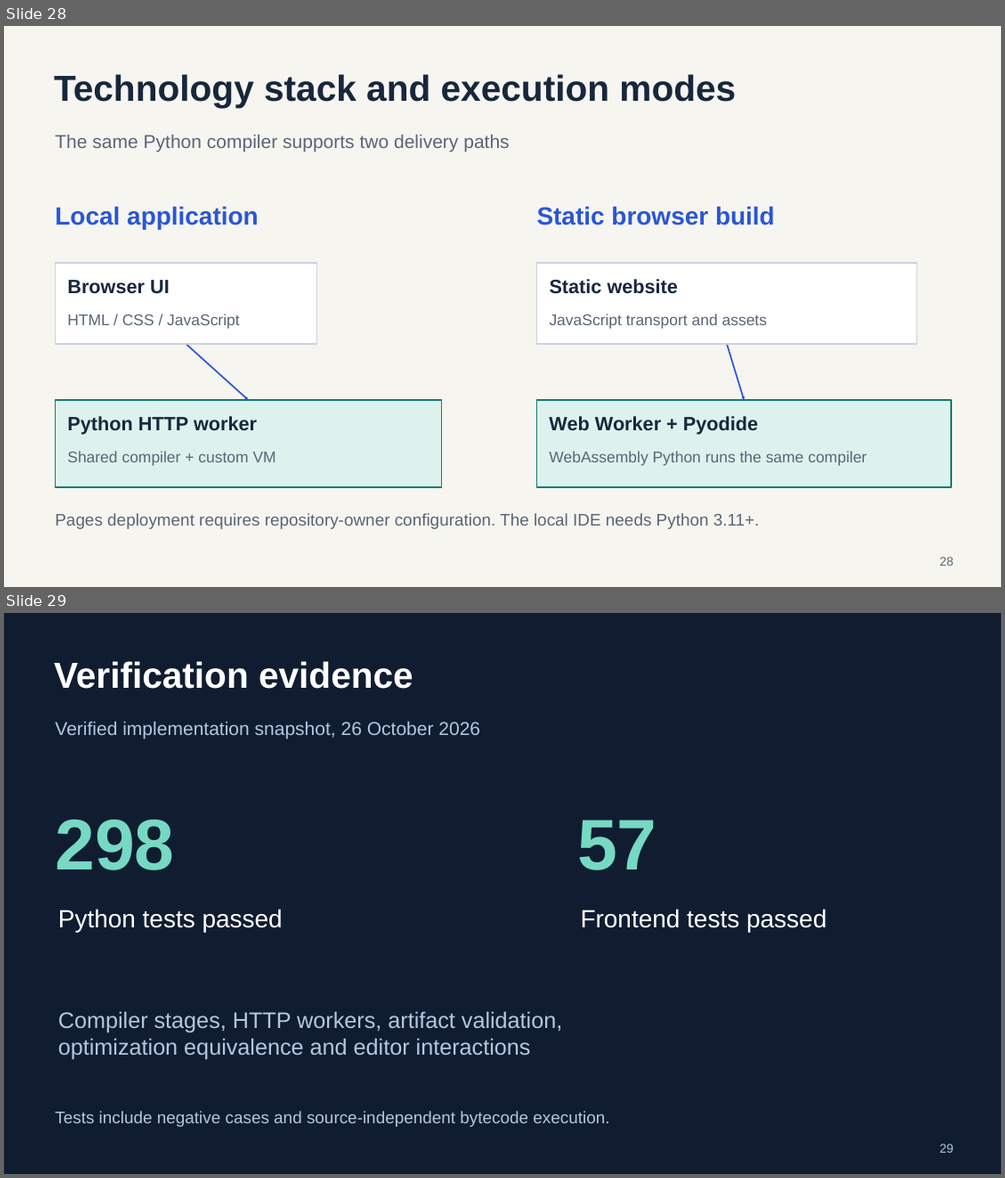
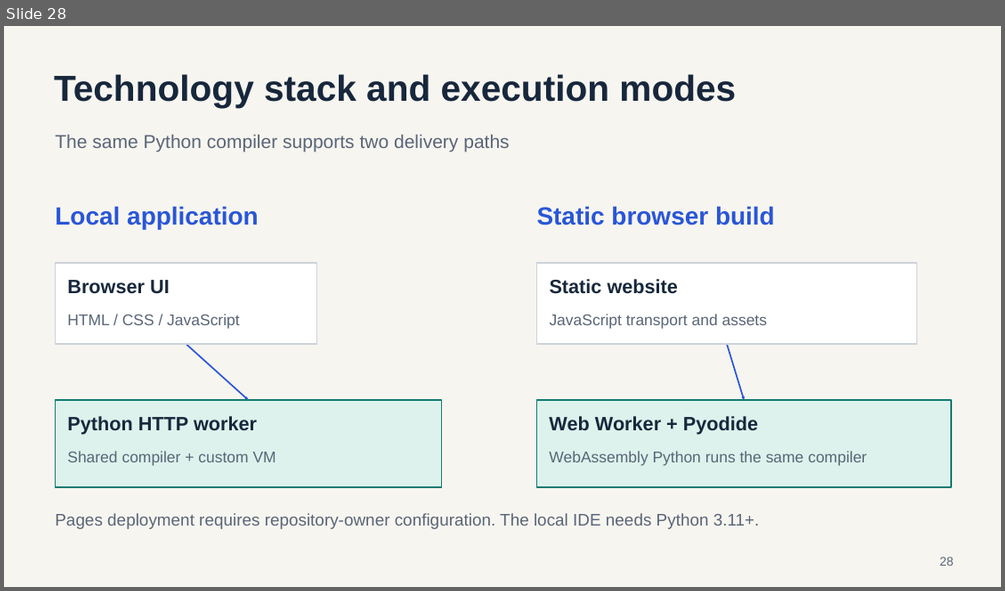
Before and after one commit to hst257/PolyGlot, a slide deck: presentation/output/PolyGlot_Compiler_Design_Redesigned.pptx. Shown one above the other, each under a label of ours: slides 28 and 29 before the commit, slide 28 after it. The pictures are 1005x1178 and 1005x591 pixels, drawn with LibreOffice and Linux fonts; fonts in the diff are those of the drawing. Boxes give left, top, right and bottom in pixels: in the first picture for what was removed or moved away, otherwise in the second. Text is boxed around its words. In the diff, an @@ line names an element or a change of style, - is before the commit and + after.

Commit message:
docs: shorten presentation and add working compiler screenshots

```diff
--- a/presentation/output/PolyGlot_Compiler_Design_Redesigned.pptx
+++ b/presentation/output/PolyGlot_Compiler_Design_Redesigned.pptx
@@ slide 29 removed at (4,613,1001,1174), background #101D31 @@
@@ text removed at (54,661,413,689) @@
-Verification evidence
@@ text removed at (55,722,480,738) @@
-Verified implementation snapshot, 26 October 2026
@@ text removed at (55,819,174,870) @@
-298
@@ text removed at (577,819,657,870) @@
-57
@@ text removed at (58,908,283,932) @@
-Python tests passed
@@ text removed at (581,908,826,932) @@
-Frontend tests passed
@@ text removed at (58,1011,562,1059) @@
-Compiler stages, HTTP workers, artifact validation,
-optimization equivalence and editor interactions
@@ text removed at (55,1111,609,1127) @@
-Tests include negative cases and source-independent bytecode execution.
@@ text removed at (939,1143,954,1152) @@
-29
```
Also in this commit, not shown: 3 slides added, 7 other slides removed, 1 other file.
